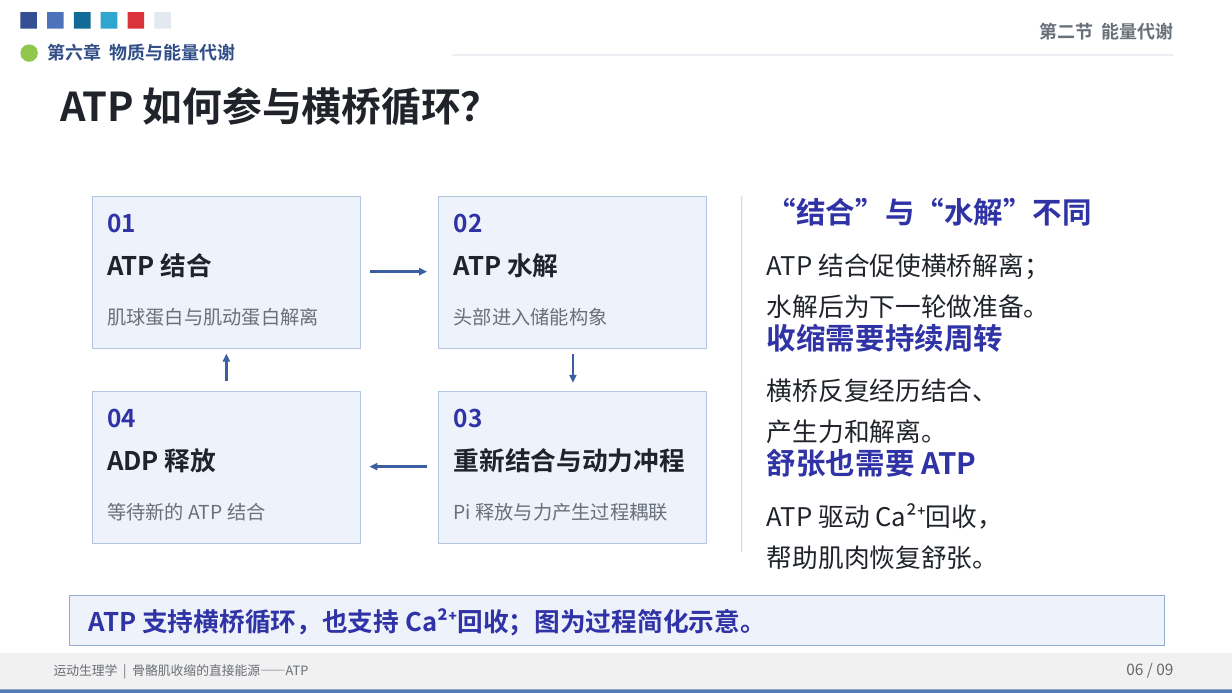
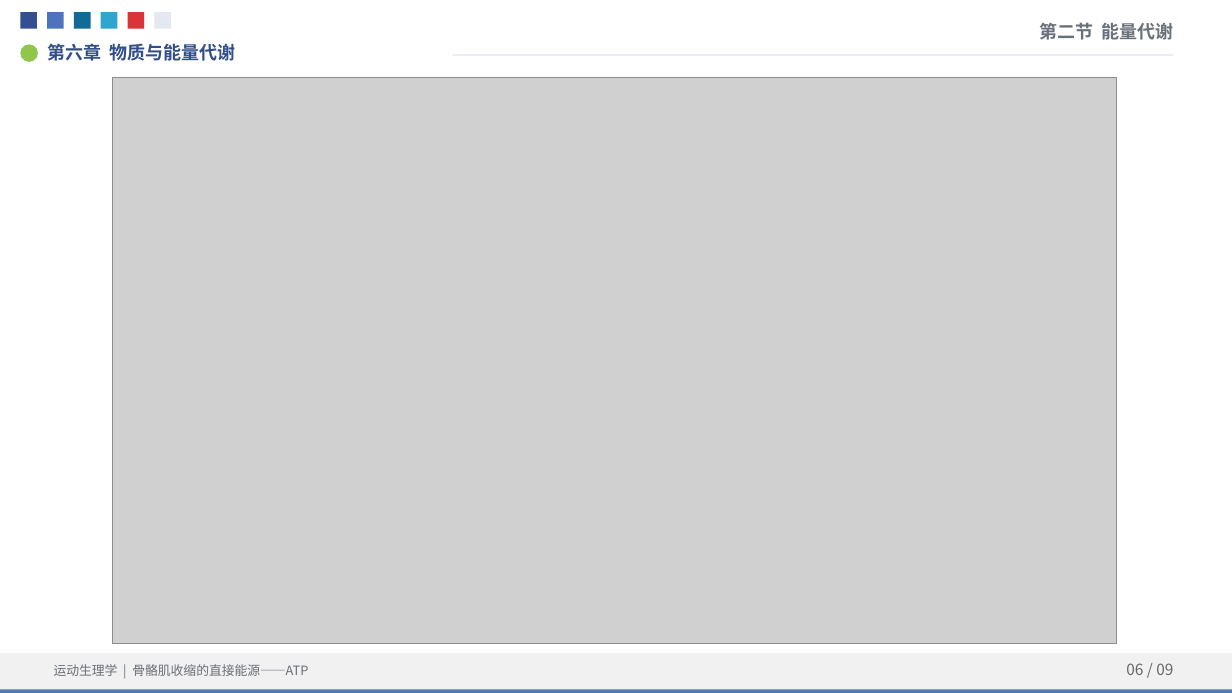
Before and after one commit to TaoXyjammy/ATPLecture, a slide deck: slide 6 of ATP_Lecture_UCI_Reference.pptx. Drawn at 1232x693 pixels with LibreOffice and Linux fonts; fonts in the diff are those of the drawing; grey boxes stand for pictures. Boxes give left, top, right and bottom in pixels: in the first picture for what was removed or moved away, otherwise in the second. Text is boxed around its words. In the diff, an @@ line names an element or a change of style, - is before the commit and + after.

```diff
--- a/ATP_Lecture_UCI_Reference.pptx
+++ b/ATP_Lecture_UCI_Reference.pptx
@@ text removed at (x1=60, y1=87, x2=501, y2=125) @@
-ATP 如何参与横桥循环？
@@ picture added at (x1=112, y1=78, x2=1116, y2=643) @@
@@ rectangle removed at (x1=92, y1=197, x2=360, y2=348) @@
@@ rectangle removed at (x1=439, y1=197, x2=707, y2=348) @@
@@ rectangle removed at (x1=741, y1=196, x2=742, y2=552) @@
@@ text removed at (x1=767, y1=198, x2=1092, y2=226) @@
-“结合”与“水解”不同
@@ text removed at (x1=107, y1=213, x2=136, y2=233) @@
-01
@@ text removed at (x1=454, y1=213, x2=483, y2=233) @@
-02
@@ text removed at (x1=107, y1=253, x2=212, y2=278) @@
-ATP 结合
@@ text removed at (x1=454, y1=253, x2=558, y2=278) @@
-ATP 水解
@@ text removed at (x1=767, y1=253, x2=1050, y2=318) @@
-ATP 结合促使横桥解离；
-水解后为下一轮做准备。
@@ arrow removed from (370, 272) to (427, 272) @@
@@ text removed at (x1=107, y1=308, x2=319, y2=326) @@
-肌球蛋白与肌动蛋白解离
@@ text removed at (x1=454, y1=308, x2=608, y2=326) @@
-头部进入储能构象
@@ text removed at (x1=767, y1=324, x2=1003, y2=352) @@
-收缩需要持续周转
@@ arrow removed from (226, 381) to (226, 354) @@
@@ arrow removed from (573, 354) to (573, 383) @@
@@ text removed at (x1=767, y1=378, x2=998, y2=443) @@
-横桥反复经历结合、
-产生力和解离。
@@ rectangle removed at (x1=92, y1=392, x2=360, y2=543) @@
@@ text removed at (x1=107, y1=408, x2=136, y2=428) @@
-04
@@ rectangle removed at (x1=439, y1=392, x2=707, y2=543) @@
@@ text removed at (x1=454, y1=408, x2=483, y2=428) @@
-03
@@ text removed at (x1=107, y1=448, x2=216, y2=473) @@
-ADP 释放
@@ text removed at (x1=454, y1=448, x2=685, y2=473) @@
-重新结合与动力冲程
@@ text removed at (x1=767, y1=449, x2=976, y2=477) @@
-舒张也需要 ATP
@@ arrow removed from (427, 467) to (370, 467) @@
@@ text removed at (x1=107, y1=503, x2=265, y2=521) @@
-等待新的 ATP 结合
@@ text removed at (x1=454, y1=503, x2=667, y2=521) @@
-Pi 释放与力产生过程耦联
@@ text removed at (x1=767, y1=503, x2=1003, y2=569) @@
-ATP 驱动 Ca²⁺回收，
-帮助肌肉恢复舒张。
@@ rectangle removed at (x1=69, y1=595, x2=1165, y2=646) @@
@@ text removed at (x1=89, y1=608, x2=766, y2=636) @@
-ATP 支持横桥循环，也支持 Ca²⁺回收；图为过程简化示意。
```
Also in this commit, not shown: 2 other slides changed, 5 other files.
